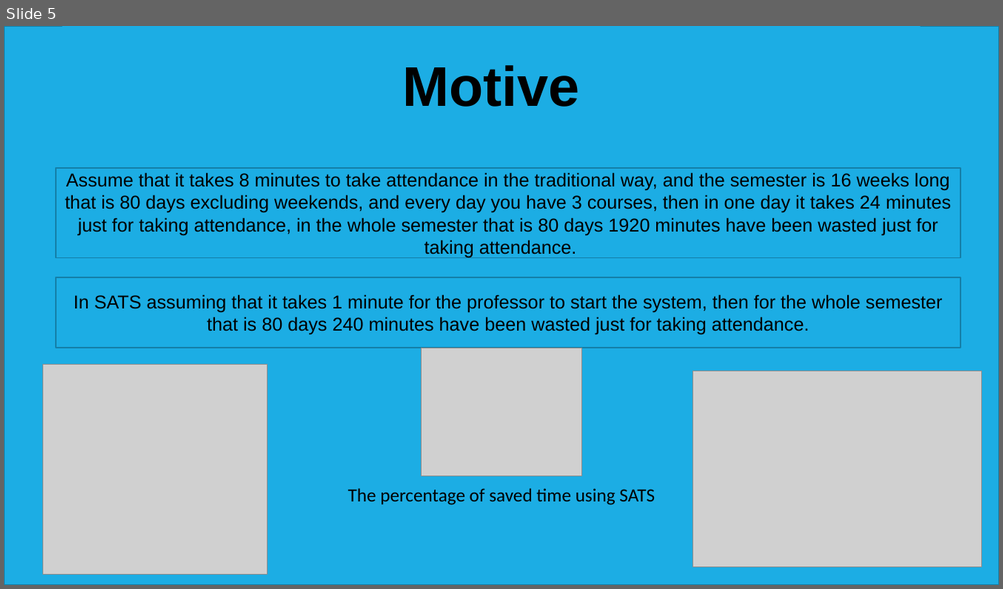
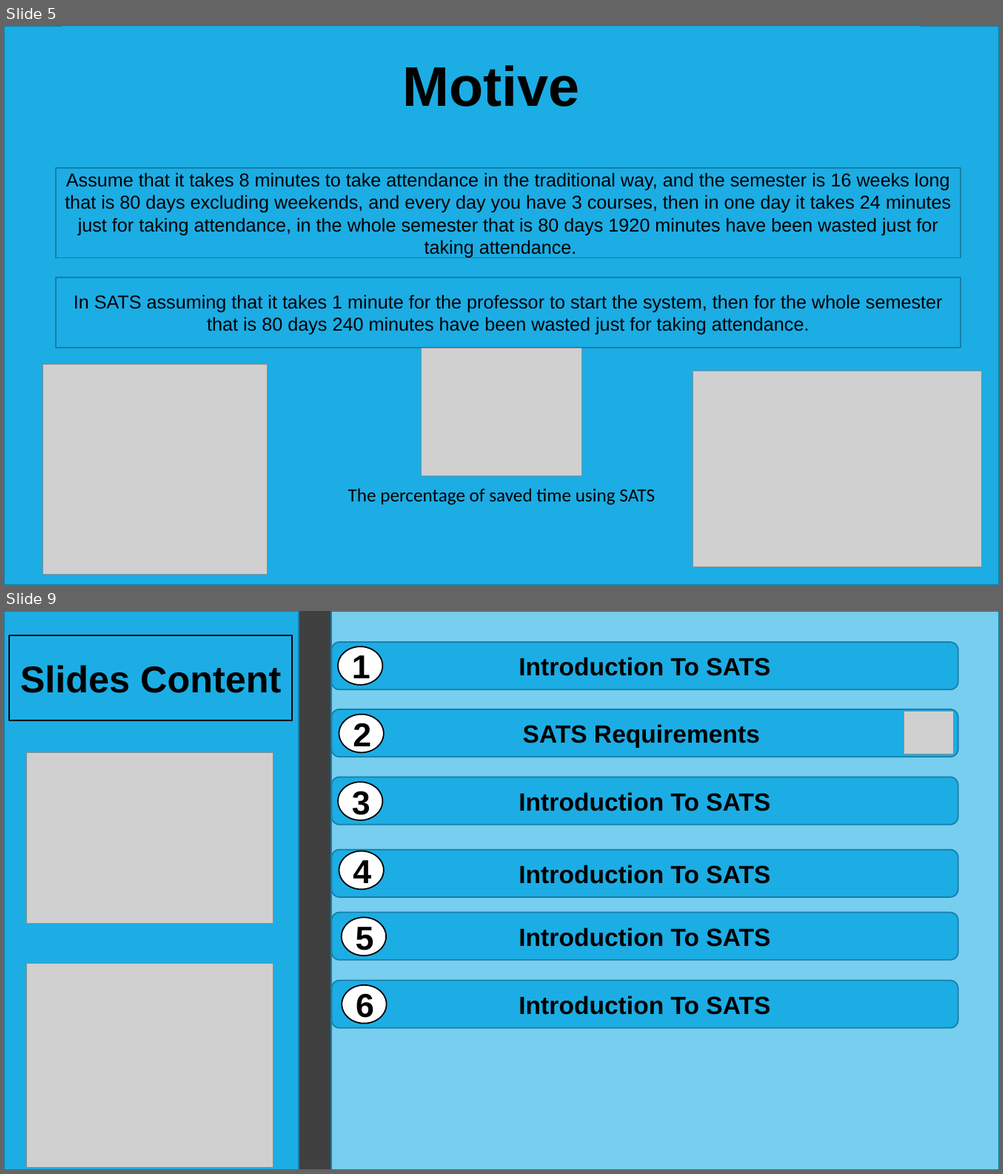
Before and after one commit to hashem-ali/SATS, a slide deck: ProjectPhases/Project-Phase-03-CS310-F-171.pptx. Shown one above the other, each under a label of ours: slide 5 before the commit, slides 5 and 9 after it; the slides between them are not shown. The pictures are 1003x589 and 1003x1174 pixels, drawn with LibreOffice and Linux fonts; fonts in the diff are those of the drawing; grey boxes stand for pictures. Boxes give left, top, right and bottom in pixels: in the first picture for what was removed or moved away, otherwise in the second. Text is boxed around its words. In the diff, an @@ line names an element or a change of style, - is before the commit and + after.

```diff
--- a/ProjectPhases/Project-Phase-03-CS310-F-171.pptx
+++ b/ProjectPhases/Project-Phase-03-CS310-F-171.pptx
@@ slide 9 added at [4, 611, 999, 1170], background #FFFFFF; not listed: 1 template element that a slide beside it also shows @@
@@ rectangle added at [4, 611, 316, 1170], fill #1CADE4, outline #1580A9 1.25 pt @@
@@ rectangle added at [299, 611, 332, 1170], fill #404040, outline #1580A9 1.25 pt @@
@@ rectangle added at [332, 611, 999, 1170], fill #77CEEF, outline #1580A9 1.25 pt @@
@@ rectangle added at [9, 635, 292, 721], fill #1CADE4, outline #000000 1.25 pt, 36 pt, text #000000, bold @@
+Slides Content
@@ rounded rectangle added at [332, 642, 959, 690], fill #1CADE4, outline #1580A9 1.25 pt, 24 pt, text #000000, bold @@
+Introduction To SATS
@@ ellipse added at [338, 647, 383, 685], fill #FFFFFF, outline #000000 1.25 pt, 32 pt, text #000000, bold @@
+1
@@ rounded rectangle added at [332, 709, 959, 758], fill #1CADE4, outline #1580A9 1.25 pt, 24 pt, text #000000, bold @@
+SATS Requirements
@@ ellipse added at [339, 715, 384, 753], fill #FFFFFF, outline #000000 1.25 pt, 32 pt, text #000000, bold @@
+2
@@ picture added at [903, 711, 953, 755] @@
@@ picture added at [27, 753, 273, 924] @@
@@ rounded rectangle added at [332, 777, 959, 825], fill #1CADE4, outline #1580A9 1.25 pt, 24 pt, text #000000, bold @@
+Introduction To SATS
@@ ellipse added at [338, 782, 383, 820], fill #FFFFFF, outline #000000 1.25 pt, 32 pt, text #000000, bold @@
+3
@@ rounded rectangle added at [332, 850, 959, 897], fill #1CADE4, outline #1580A9 1.25 pt, 24 pt, text #000000, bold @@
+Introduction To SATS
@@ ellipse added at [339, 851, 384, 889], fill #FFFFFF, outline #000000 1.25 pt, 32 pt, text #000000, bold @@
+4
@@ rounded rectangle added at [332, 912, 959, 960], fill #1CADE4, outline #1580A9 1.25 pt, 24 pt, text #000000, bold @@
+Introduction To SATS
@@ ellipse added at [341, 917, 386, 956], fill #FFFFFF, outline #000000 1.25 pt, 32 pt, text #000000, bold @@
+5
@@ picture added at [27, 964, 273, 1168] @@
@@ line added from (102, 976) to (908, 976), #404040 1 pt @@
@@ rounded rectangle added at [332, 981, 959, 1029], fill #1CADE4, outline #1580A9 1.25 pt, 24 pt, text #000000, bold @@
+Introduction To SATS
@@ ellipse added at [342, 985, 387, 1024], fill #FFFFFF, outline #000000 1.25 pt, 32 pt, text #000000, bold @@
+6
```
Also in this commit, not shown: 2 slides changed, 5 other slides added, 1 slide removed.
